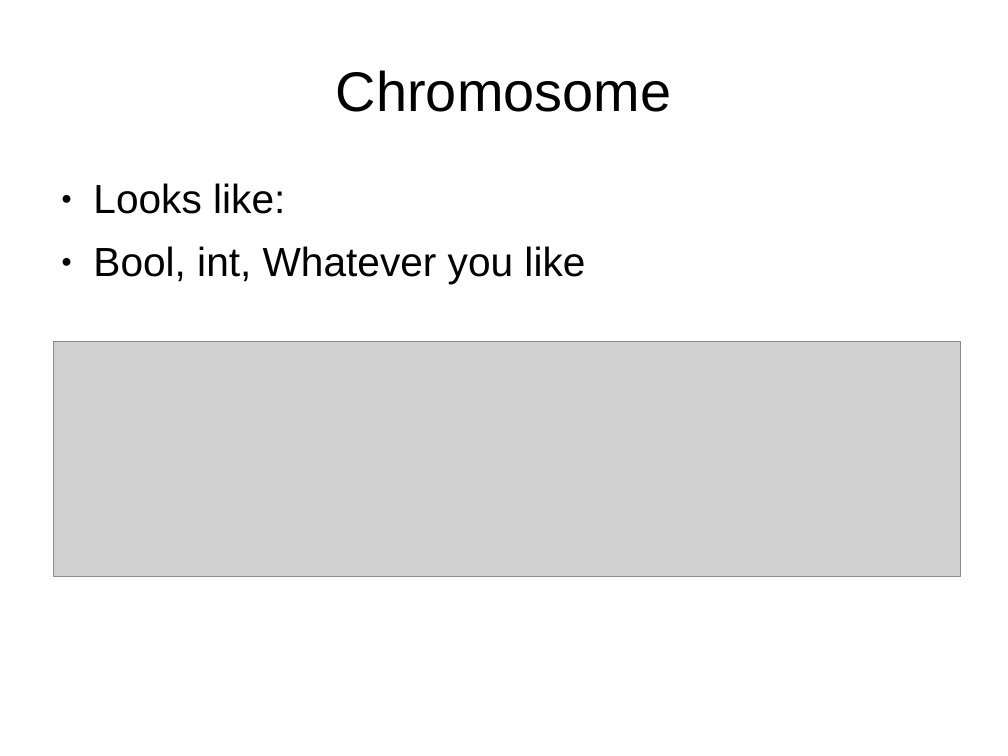
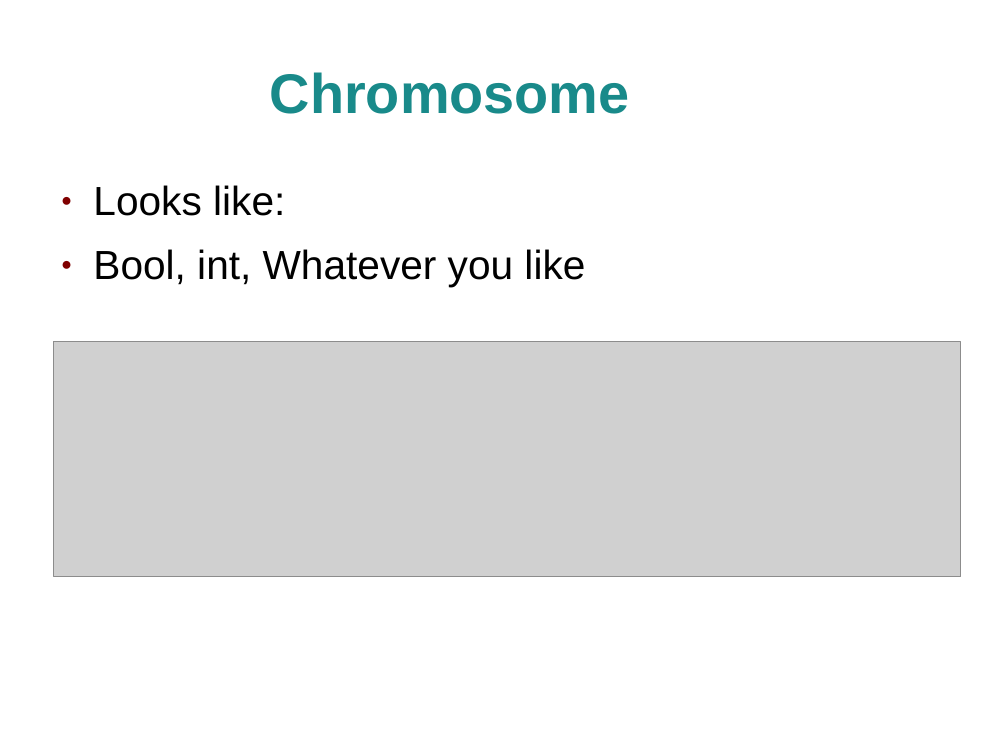
Before and after one commit to craignicol/geneticalgorithmtemplates, a slide deck: slide 2 of talks-and-presentations/techmeetup-glasgow-20090701/GeneticAlgorithms.ppt. Drawn at 1008x756 pixels with LibreOffice and Linux fonts; fonts in the diff are those of the drawing; grey boxes stand for pictures; background and template pictures are left out. Boxes give left, top, right and bottom in pixels: in the first picture for what was removed or moved away, otherwise in the second. Text is boxed around its words. In the diff, an @@ line names an element or a change of style, - is before the commit and + after.

Commit message:
Added nice formatting to presentation

```diff
--- a/talks-and-presentations/techmeetup-glasgow-20090701/GeneticAlgorithms.ppt
+++ b/talks-and-presentations/techmeetup-glasgow-20090701/GeneticAlgorithms.ppt
@@ title "Chromosome": place and size @@
-title "Chromosome" at [336, 70, 671, 112]
+title "Chromosome" at [270, 72, 630, 114]
@@ title "Chromosome" at [270, 72, 630, 114]: text colour #000000 to #198A8A, bold on @@
@@ text "Looks like:" at [93, 185, 585, 287]: bullet colour #000000 to #800000 @@
```
Also in this commit, not shown: 13 other slides changed, 1 other file.
